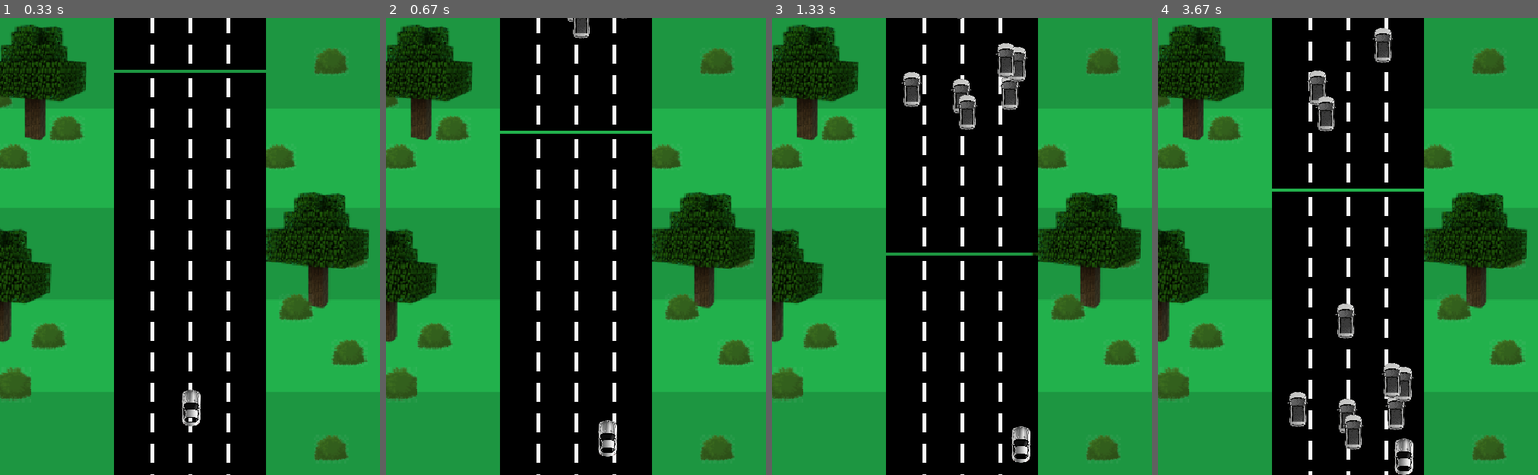
Above: before the commit, frames 1-4 (left to right).
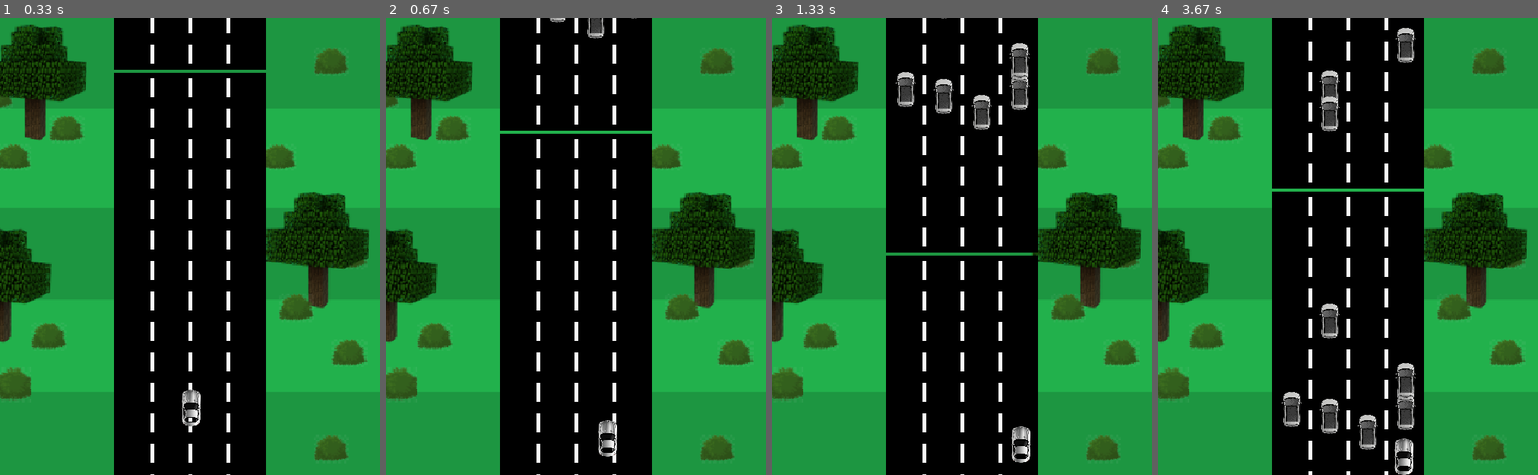
Above: after the commit, the same moments.

Repository: ferclima/pygame
Game: pygame game, started from codigo do jogo.py
Two runs of this game, one before a commit and one after it. Both use one fixed random seed, a clock stepped at 60 frames per second and the inputs below.
Inputs:
- Up to frame 1 (0.33 s): no input
- Up to frame 2 (0.67 s): hold Right from 0.33 s (still down)
- Up to frame 3 (1.33 s): release Right at 0.8 s; hold Up 0.83-1.13 s; hold Right from 1.17 s (still down)
- Up to frame 4 (3.67 s): release Right at 1.63 s; hold Left 1.67-2.2 s; hold Left 2.23-2.63 s; hold Up 2.67-3.03 s; hold Right from 3.07 s (still down)

Frame 1 is identical in both runs. In frame 2, 0.4% of the frame differs, in the area x 43-66%, y 0-5%; in frame 3, 2.2%; in frame 4, 3.9%, in the area x 32-68%, y 2-95%.

Commit message:
alterações npcs

Diff:
--- a/codigo do jogo.py
+++ b/codigo do jogo.py
@@ -21,6 +21,8 @@
 carro_img = pygame.transform.scale(carro_img, (35, 50))
 npc_img = pygame.image.load('obstaculo 2.png').convert_alpha()
 npc_img = pygame.transform.scale(npc_img, (35, 50))
+
+posicoes_iniciais = [175, 225, 275, 325]
 
 class Pista(pygame.sprite.Sprite):
     def __init__(self, img):
@@ -78,7 +80,7 @@
         self.rect = self.image.get_rect()
         self.speedx = 0
         self.speedy = 3
-        self.rect.x = random.randint(150,315)
+        self.rect.centerx = posicoes_iniciais[random.randint(0,3)]
         self.rect.bottom = random.randint(-600, 0)
 
     def update(self):
@@ -88,7 +90,7 @@
 
         # Mantem dentro da tela
         if self.rect.y > HEIGHT:
-            self.rect.x = random.randint(150,350)
+            self.rect.centerx = posicoes_iniciais[random.randint(0,3)]
             self.rect.bottom = random.randint(-600, 0)
 
 all_sprites = pygame.sprite.Group()
